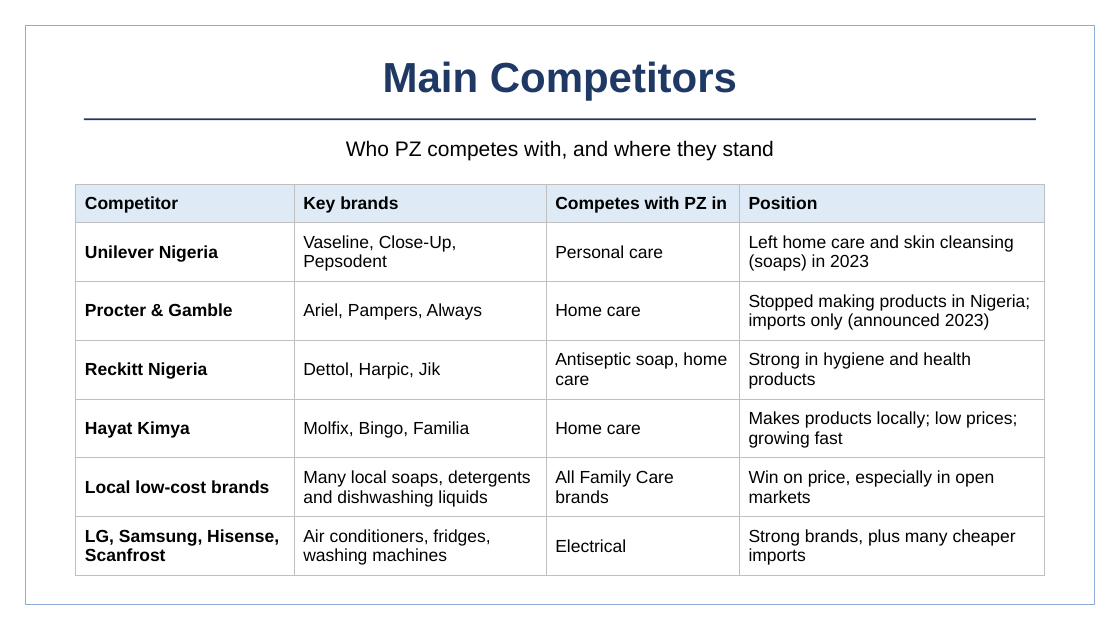
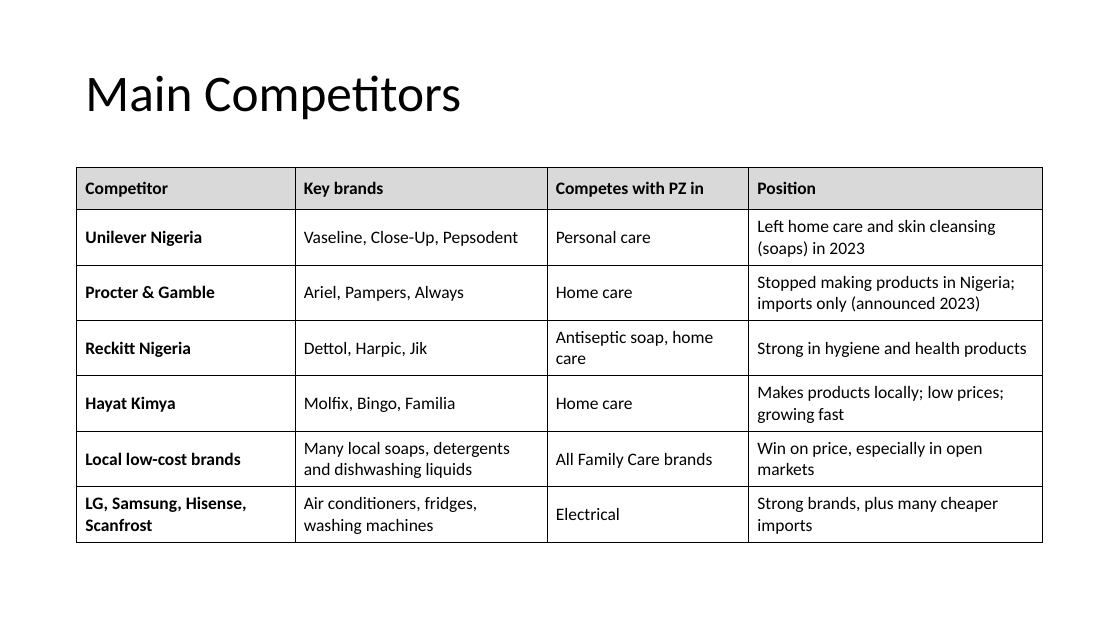
Before and after one commit to BadboyVee/BlackHoleeee, a slide deck: slide 10 of pz-analysis/PZ_Nigeria_Analysis.pptx (slide 9 before the commit). Drawn at 1120x630 pixels with LibreOffice and Linux fonts; fonts in the diff are those of the drawing. Boxes give left, top, right and bottom in pixels: in the first picture for what was removed or moved away, otherwise in the second. Text is boxed around its words. In the diff, an @@ line names an element or a change of style, - is before the commit and + after.

```diff
--- a/pz-analysis/PZ_Nigeria_Analysis.pptx
+++ b/pz-analysis/PZ_Nigeria_Analysis.pptx
@@ rectangle removed at (25,25,1095,605) @@
@@ title "Main Competitors": place and size @@
-title "Main Competitors" at (383,61,737,100)
+title "Main Competitors" at (85,75,461,120)
@@ title "Main Competitors" at (85,75,461,120): size 36 to 44 pt, font Arial to Calibri, text colour #1F3864 to #000000, bold off; alignment centre to left; line spacing 1 to 0.9 @@
@@ line removed from (84, 119) to (1036, 119) @@
@@ text removed at (346,140,774,160) @@
-Who PZ competes with, and where they stand
@@ table at (77,168,1044,543) @@
@@ fill #DEEBF7 to #D9D9D9 in row 1 @@
@@ font Arial to Calibri @@
@@ borders changed @@
@@ table: place and size @@
-table at (76,185,1044,569)
+table at (77,168,1044,543)
```
Also in this commit, not shown: 12 other slides changed, 2 slides added, 10 other files.
